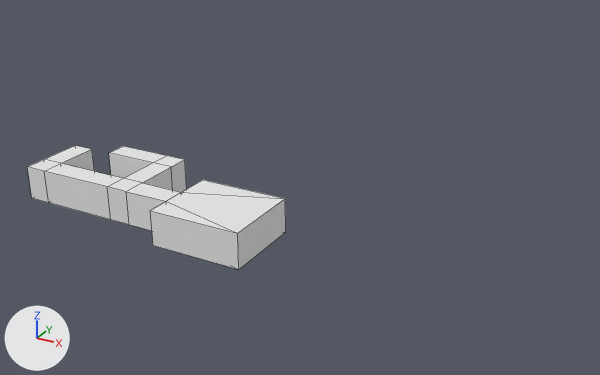
Before and after pictures for a commit that changed the Blender file Assets/20_MODELs/ROOMS.blend.
Before and after are seen from a 50 mm lens placed at (43.1, -48.4, 30.4), pointed at (11.1, 9.8, 1.4). Every picture has the same lights, and +X, +Y and +Z are marked at lower left. Mesh edges are drawn as thin lines.
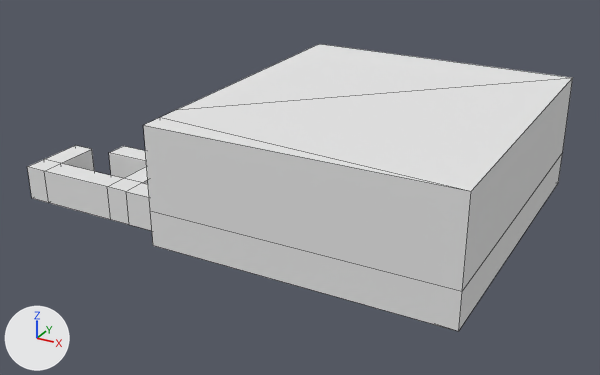
The change, as a diff of the scene's bpy script:
```diff
--- a/Assets/20_MODELs/ROOMS.blend.py
+++ b/Assets/20_MODELs/ROOMS.blend.py
@@ me_cube @@
 # used by ob_cube; location = (0.0, 0.0, 0.0)
-me_cube.from_pydata(...)  # 44 vertices, 44 faces; spans x -10.0..13.0, y -3.0..7.0, z 0.0..3.0
+me_cube.from_pydata(...)  # 50 vertices, 50 faces; spans x -10.0..30.0, y -3.0..25.0, z 0.0..10.0
+# me_cube part 1
+# 6 vertices are removed from x 5.0..13.0, y -3.0..4.0, z 0.0..3.0
+# 10 faces are deleted
+# 6 vertices are added at (5.0, 1.0, 10.0), (5.0, -1.0, 10.0), (5.0, -3.0, 10.0), (5.0, 25.0, 0.0), (5.0, 25.0, 3.0), (5.0, 25.0, 10.0)
+# 6 new vertices lie (25.0, 0.0, 0.0) away from vertices in x 5.0, y -3.0..25.0, z 0.0..10.0
+# 16 new faces join them
 me_cube.materials.append(mat_material)
```

Pixel boxes (x1, y1, x2, y2) of what changed, in the pictures (600 x 375 px):
'Cube', reshaped (110% wider, 130% taller): before (27, 145, 286, 269); after (27, 44, 573, 331)
part 1 of me_cube, built on: before (150, 180, 286, 269); after (143, 44, 573, 331)
